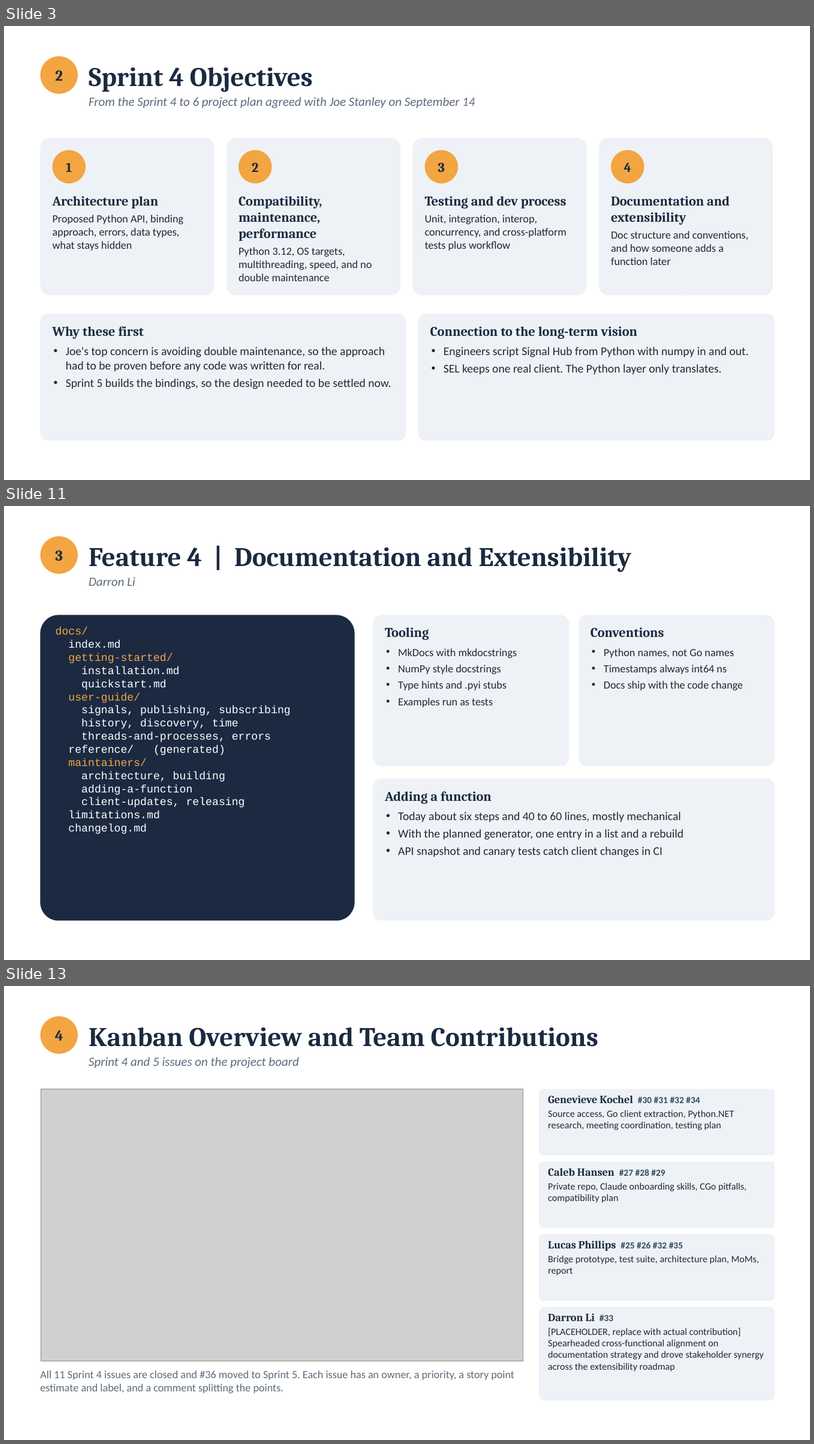
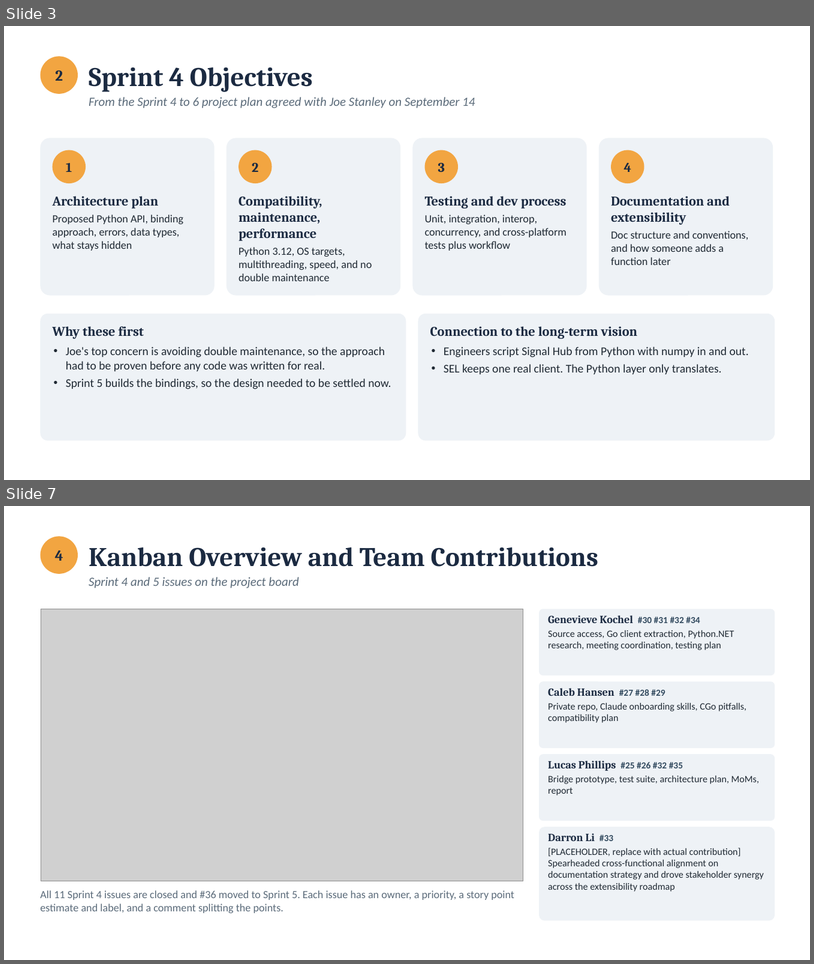
Before and after one commit to calebh13/sel-blueframe-sdk, a slide deck: Sprints/Sprint_4/Sprint 4 Presentation.pptx. Shown one above the other, each under a label of ours: slides 3, 11 and 13 before the commit, slides 3 and 7 after it; the slides between them are not shown. The pictures are 814x1444 and 814x964 pixels, drawn with LibreOffice and Linux fonts; fonts in the diff are those of the drawing; grey boxes stand for pictures. Boxes give left, top, right and bottom in pixels: in the first picture for what was removed or moved away, otherwise in the second. Text is boxed around its words. In the diff, an @@ line names an element or a change of style, - is before the commit and + after.

Commit message:
Prototype overview, client feedback, and shorter feature section in slides

```diff
--- a/Sprints/Sprint_4/Sprint 4 Presentation.pptx
+++ b/Sprints/Sprint_4/Sprint 4 Presentation.pptx
@@ slide 11 removed at <box>4,506,810,960</box>, background #FFFFFF @@
@@ ellipse removed at <box>40,536,78,574</box> @@
-3
@@ text removed at <box>89,547,632,572</box> @@
-Feature 4 | Documentation and Extensibility
@@ text removed at <box>89,577,135,586</box> @@
-Darron Li
@@ rounded rectangle removed at <box>40,615,355,921</box> @@
@@ text removed at <box>56,627,291,834</box> @@
-docs/
-index.md
-getting-started/
-installation.md
-quickstart.md
-user-guide/
-signals, publishing, subscribing
-history, discovery, time
-threads-and-processes, errors
-reference/ (generated)
-maintainers/
-architecture, building
-adding-a-function
-client-updates, releasing
-limitations.md
-changelog.md
@@ rounded rectangle removed at <box>373,615,570,766</box> @@
@@ text removed at <box>385,627,518,707</box> @@
-Tooling
-• MkDocs with mkdocstrings
-• NumPy style docstrings
-• Type hints and .pyi stubs
-• Examples run as tests
@@ rounded rectangle removed at <box>579,615,776,766</box> @@
@@ text removed at <box>591,627,743,690</box> @@
-Conventions
-• Python names, not Go names
-• Timestamps always int64 ns
-• Docs ship with the code change
@@ rounded rectangle removed at <box>373,778,776,921</box> @@
@@ text removed at <box>385,791,684,857</box> @@
-Adding a function
-• Today about six steps and 40 to 60 lines, mostly mechanical
-• With the planned generator, one entry in a list and a rebuild
-• API snapshot and canary tests catch client changes in CI
@@ what was slide 13 is now slide 7 @@
```
Also in this commit, not shown: 6 slides changed, 2 slides added, 7 other slides removed, 8 other files.
